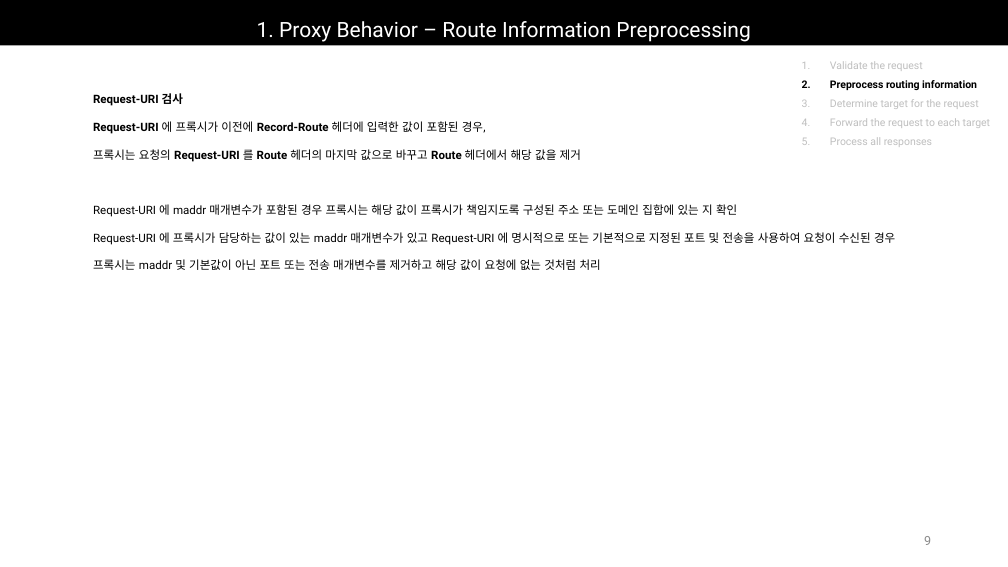
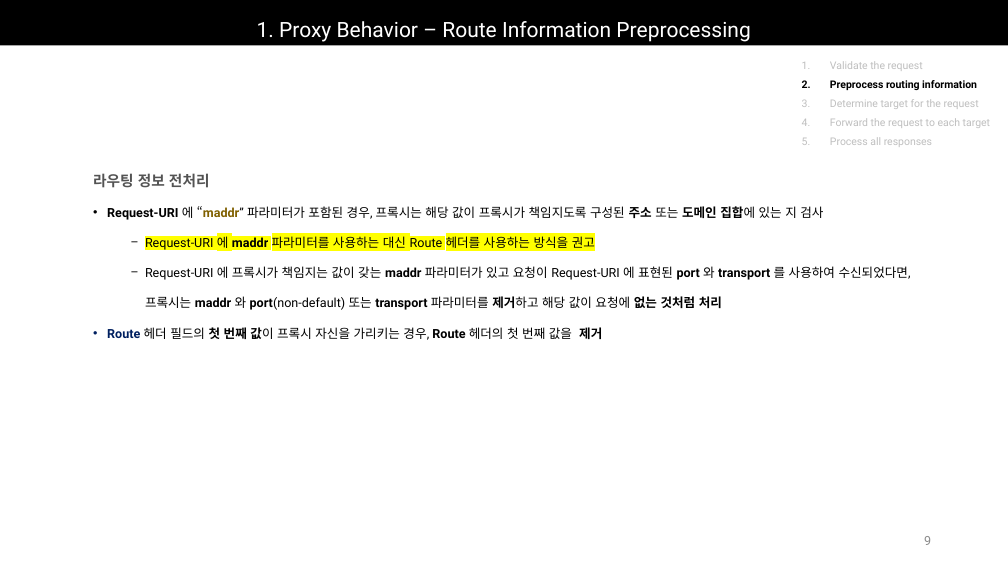
Before and after one commit to Epsilonely/SIP-Survey, a slide deck: slide 9 of 세미나 3차.pptx. Drawn at 1008x567 pixels with LibreOffice and Linux fonts; fonts in the diff are those of the drawing. Boxes give left, top, right and bottom in pixels: in the first picture for what was removed or moved away, otherwise in the second. Text is boxed around its words. In the diff, an @@ line names an element or a change of style, - is before the commit and + after.

```diff
--- a/세미나 3차.pptx
+++ b/세미나 3차.pptx
@@ text at bbox=[93, 173, 911, 340]: text changed; size 11 to 12 pt @@
-Request-URI 검사
-Request-URI 에 프록시가 이전에 Record-Route 헤더에 입력한 값이 포함된 경우,
-프록시는 요청의 Request-URI 를 Route 헤더의 마지막 값으로 바꾸고 Route 헤더에서 해당 값을 제거
-Request-URI 에 maddr 매개변수가 포함된 경우 프록시는 해당 값이 프록시가 책임지도록 구성된 주소 또는 도메인 집합에 있는 지 확인
-Request-URI 에 프록시가 담당하는 값이 있는 maddr 매개변수가 있고 Request-URI 에 명시적으로 또는 기본적으로 지정된 포트 및 전송을 사용하여 요청이 수신된 경우
-프록시는 maddr 및 기본값이 아닌 포트 또는 전송 매개변수를 제거하고 해당 값이 요청에 없는 것처럼 처리
+라우팅 정보 전처리
+• Request-URI 에 “maddr” 파라미터가 포함된 경우, 프록시는 해당 값이 프록시가 책임지도록 구성된 주소 또는 도메인 집합에 있는 지 검사
+  − Request-URI 에 maddr 파라미터를 사용하는 대신 Route 헤더를 사용하는 방식을 권고
+  − Request-URI 에 프록시가 책임지는 값이 갖는 maddr 파라미터가 있고 요청이 Request-URI 에 표현된 port 와 transport 를 사용하여 수신되었다면,
+    프록시는 maddr 와 port(non-default) 또는 transport 파라미터를 제거하고 해당 값이 요청에 없는 것처럼 처리
+• Route 헤더 필드의 첫 번째 값이 프록시 자신을 가리키는 경우, Route 헤더의 첫 번째 값을 제거
```
Also in this commit, not shown: 8 other slides changed, 2 slides added, 1 other file.
